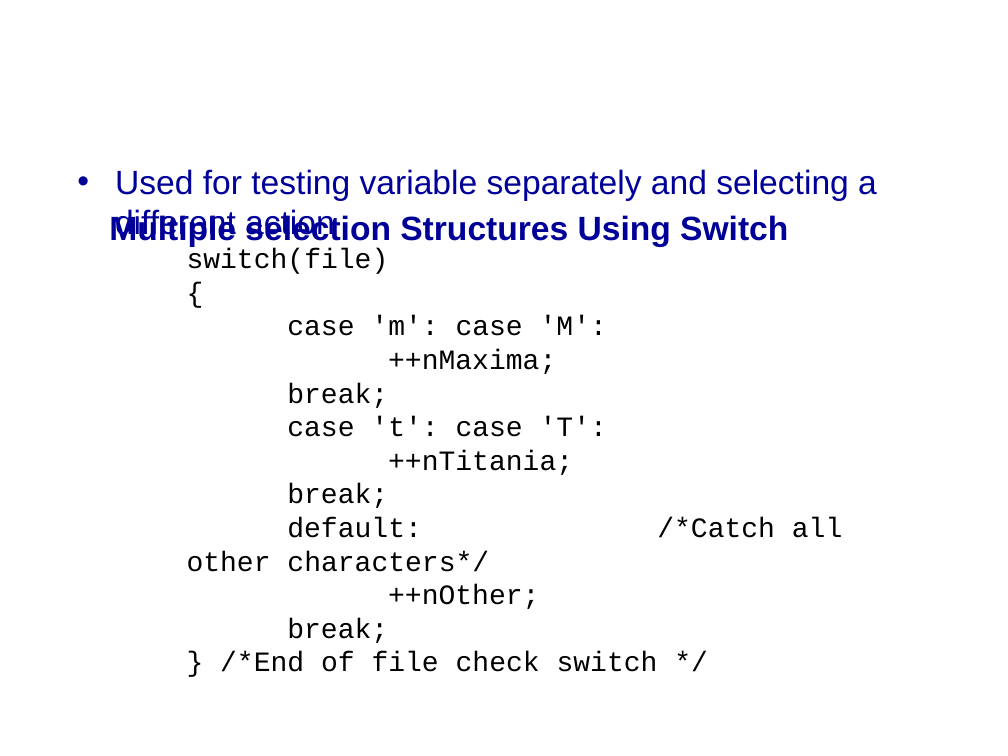
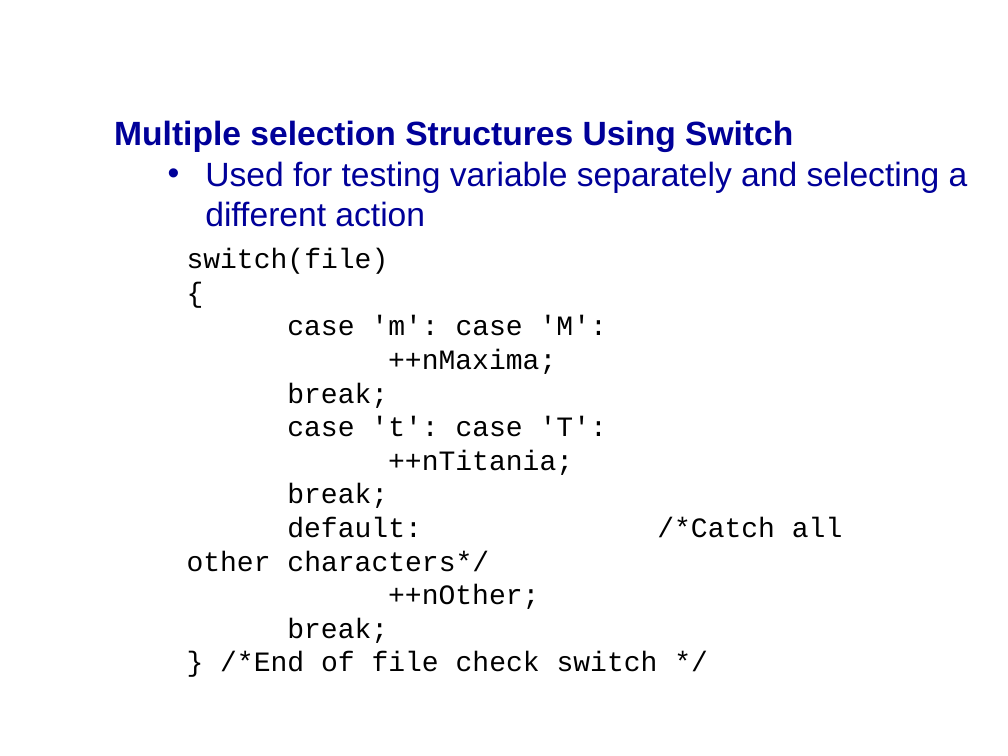
Before and after one commit to mikeg64/iome, a slide deck: slide 34 of src/examples/course/c/presentation/IntrotoC1.ppt (slide 33 before the commit). Drawn at 1008x756 pixels with LibreOffice and Linux fonts; fonts in the diff are those of the drawing; background and template pictures are left out. Boxes give left, top, right and bottom in pixels: in the first picture for what was removed or moved away, otherwise in the second. Text is boxed around its words. In the diff, an @@ line names an element or a change of style, - is before the commit and + after.

```diff
--- a/src/examples/course/c/presentation/IntrotoC1.ppt
+++ b/src/examples/course/c/presentation/IntrotoC1.ppt
@@ title "Multiple selection Structures Using Switch" moved from (x1=109, y1=213, x2=788, y2=247) to (x1=114, y1=120, x2=793, y2=152) @@
@@ text "Used for testing variable separately ..." rewrapped from (x1=115, y1=169, x2=877, y2=241) to (x1=205, y1=161, x2=968, y2=227) @@
```
Also in this commit, not shown: 28 other slides changed, 2 slides added, 1 other file.
